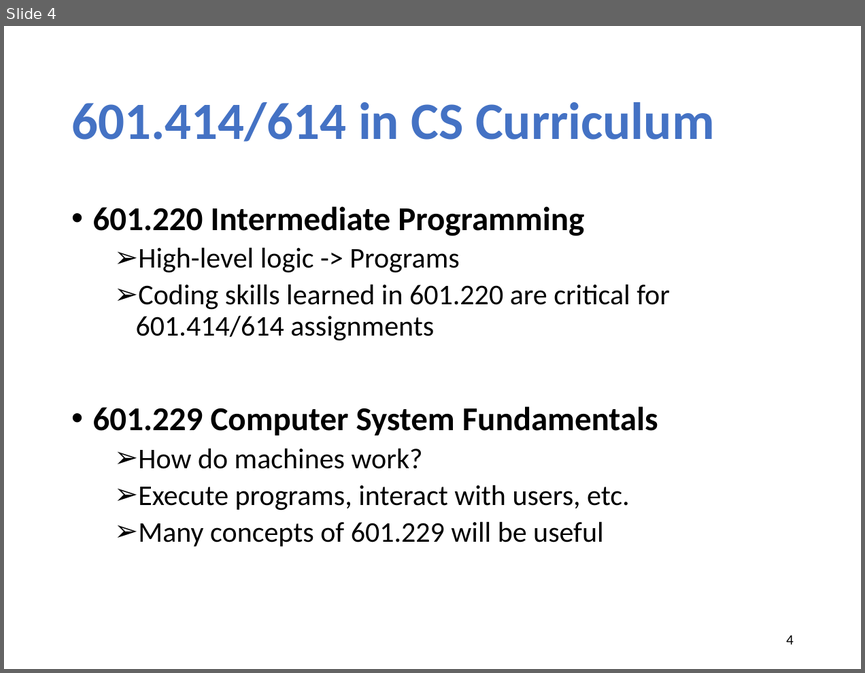
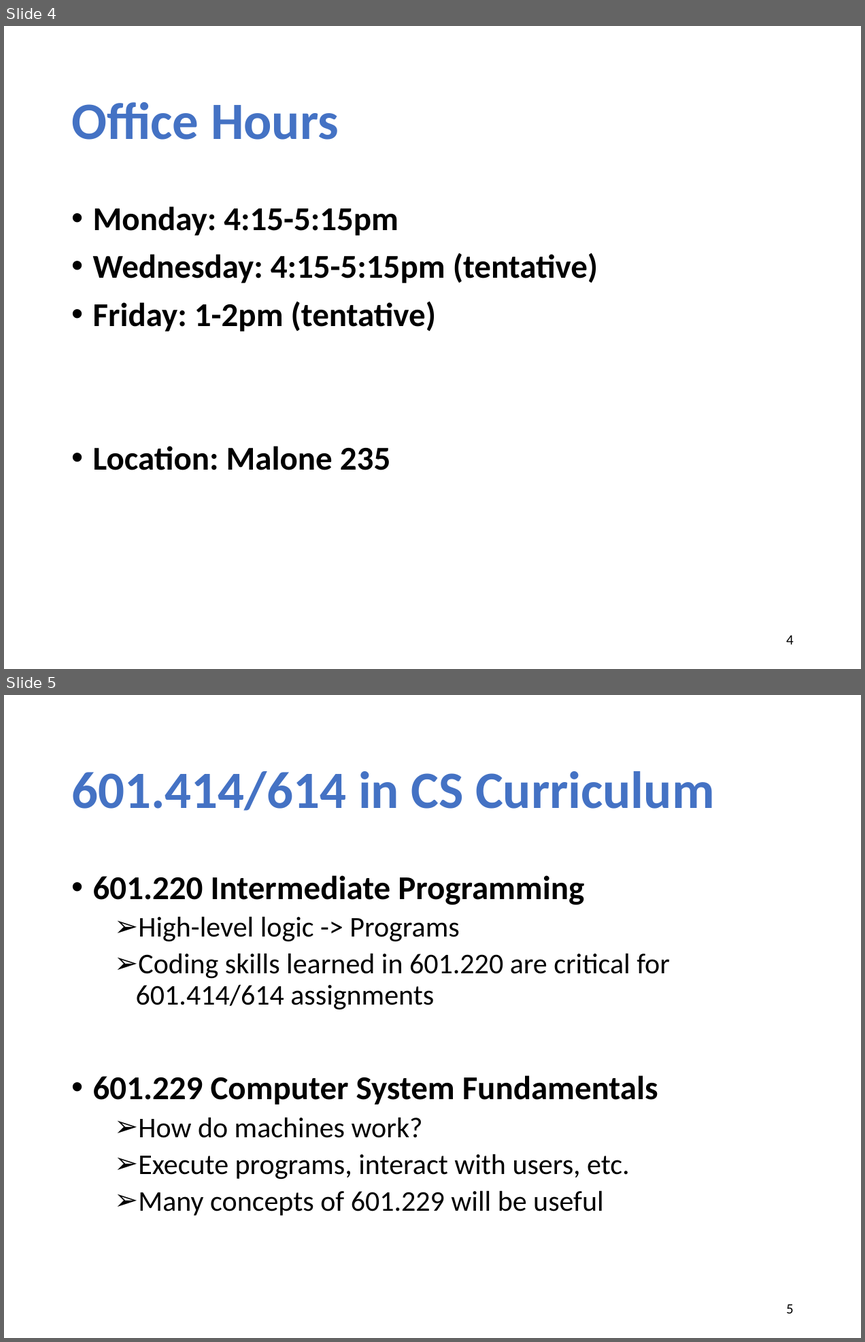
Before and after one commit to xinjin/course-net, a slide deck: slides/lec01_introduction.pptx. Shown one above the other, each under a label of ours: slide 4 before the commit, slides 4 and 5 after it. The pictures are 865x673 and 865x1342 pixels, drawn with LibreOffice and Linux fonts; fonts in the diff are those of the drawing. Boxes give left, top, right and bottom in pixels: in the first picture for what was removed or moved away, otherwise in the second. Text is boxed around its words. In the diff, an @@ line names an element or a change of style, - is before the commit and + after.

```diff
--- a/slides/lec01_introduction.pptx
+++ b/slides/lec01_introduction.pptx
@@ slide 4 added at <box>4,26,861,669</box>, background #FFFFFF @@
@@ title added at <box>71,102,339,140</box>, 44 pt, text #4472C4, bold @@
+Office Hours
@@ text added at <box>93,206,598,470</box>, 28 pt, text #000000, bold @@
+• Monday: 4:15-5:15pm
+• Wednesday: 4:15-5:15pm (tentative)
+• Friday: 1-2pm (tentative)
+• Location: Malone 235
@@ page number added at <box>786,635,793,644</box>, 12 pt, text #000000 @@
+4
@@ what was slide 4 is now slide 5 @@
@@ page number at <box>786,1304,793,1313</box>: text changed @@
-4
+5
```
Also in this commit, not shown: 10 slides changed, 1 other slide added, 1 slide removed, 1 other file.
